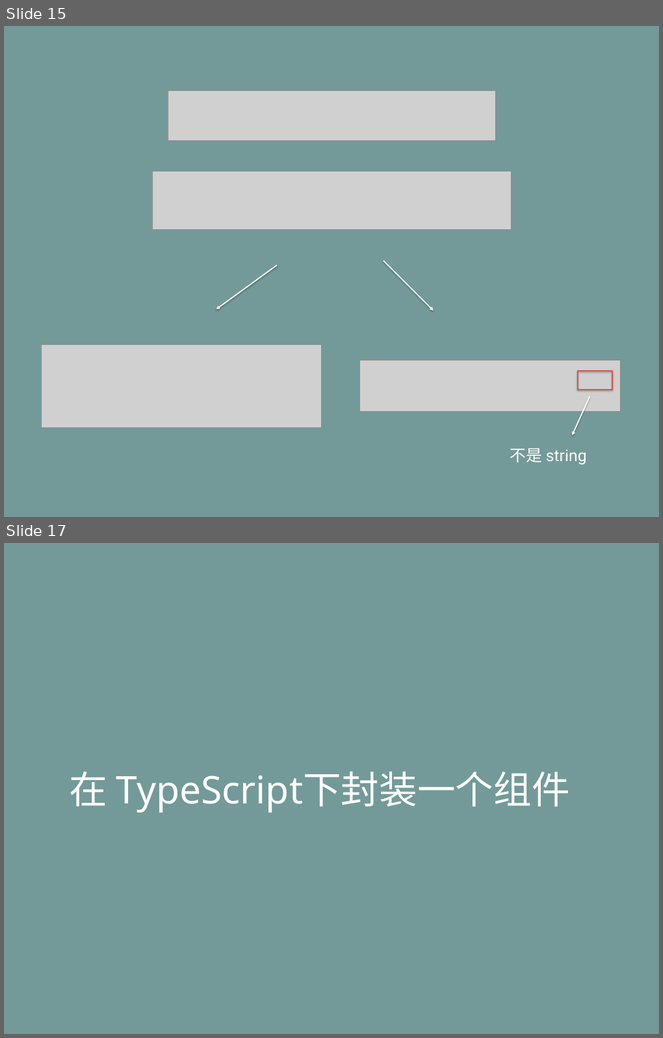
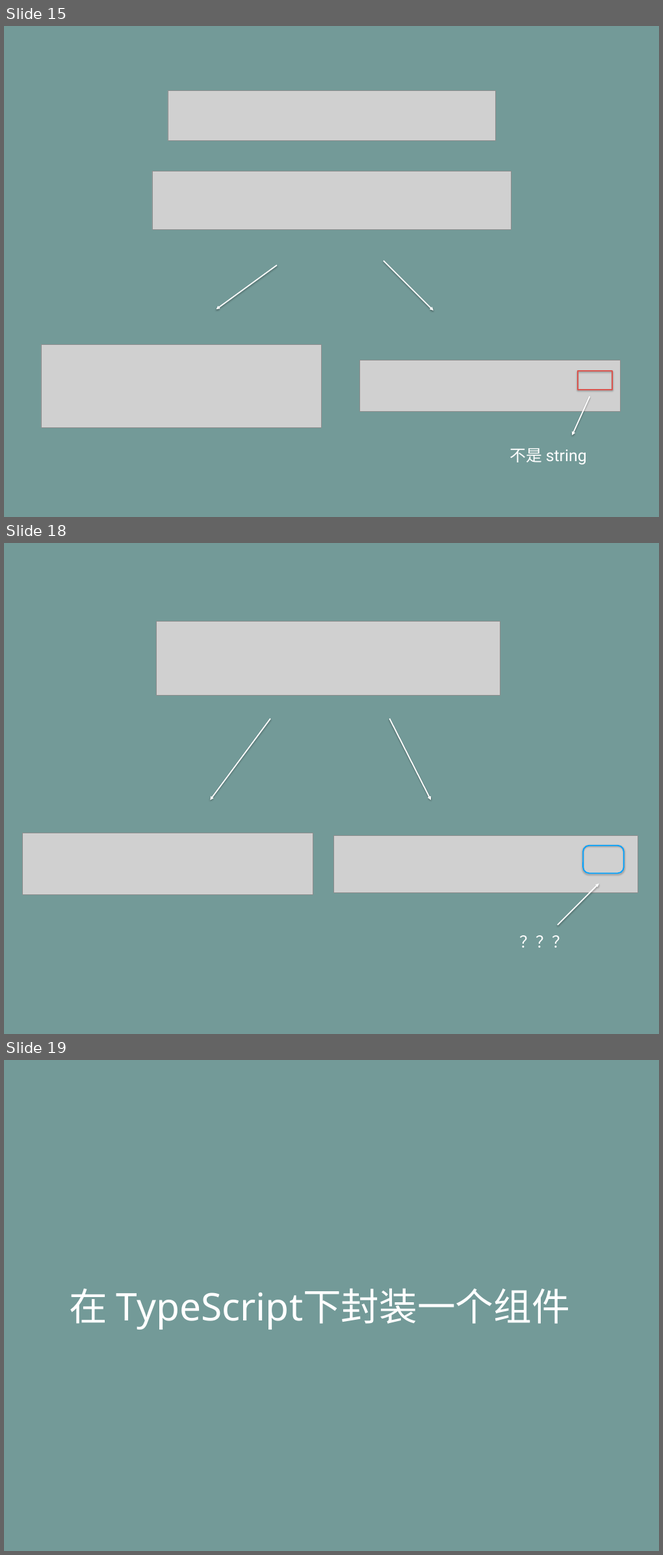
Before and after one commit to life0727/blog, a slide deck: ppt/typescript（三）.pptx. Shown one above the other, each under a label of ours: slides 15 and 17 before the commit, slides 15, 18 and 19 after it; the slides between them are not shown. The pictures are 663x1038 and 663x1555 pixels, drawn with LibreOffice and Linux fonts; fonts in the diff are those of the drawing; grey boxes stand for pictures. Boxes give left, top, right and bottom in pixels: in the first picture for what was removed or moved away, otherwise in the second. Text is boxed around its words. In the diff, an @@ line names an element or a change of style, - is before the commit and + after.

```diff
--- a/ppt/typescript（三）.pptx
+++ b/ppt/typescript（三）.pptx
@@ slide 18 added at (4, 543, 659, 1034), background #739A98 @@
@@ picture added at (156, 621, 500, 695) @@
@@ arrow added from (270, 719) to (210, 800), #FFFFFF 2 pt @@
@@ arrow added from (389, 719) to (431, 800), #FFFFFF 2 pt @@
@@ picture added at (23, 833, 313, 895) @@
@@ picture added at (334, 835, 638, 893) @@
@@ rounded rectangle added at (583, 845, 624, 873), outline #00A2FF 2 pt @@
@@ arrow added from (558, 925) to (599, 884), #FFFFFF 2 pt @@
@@ text added at (518, 928, 571, 956), 28 pt, text #FFFFFF @@
+？？？
@@ what was slide 17 is now slide 19 @@
```
Also in this commit, not shown: 1 slide changed, 1 other slide added.
